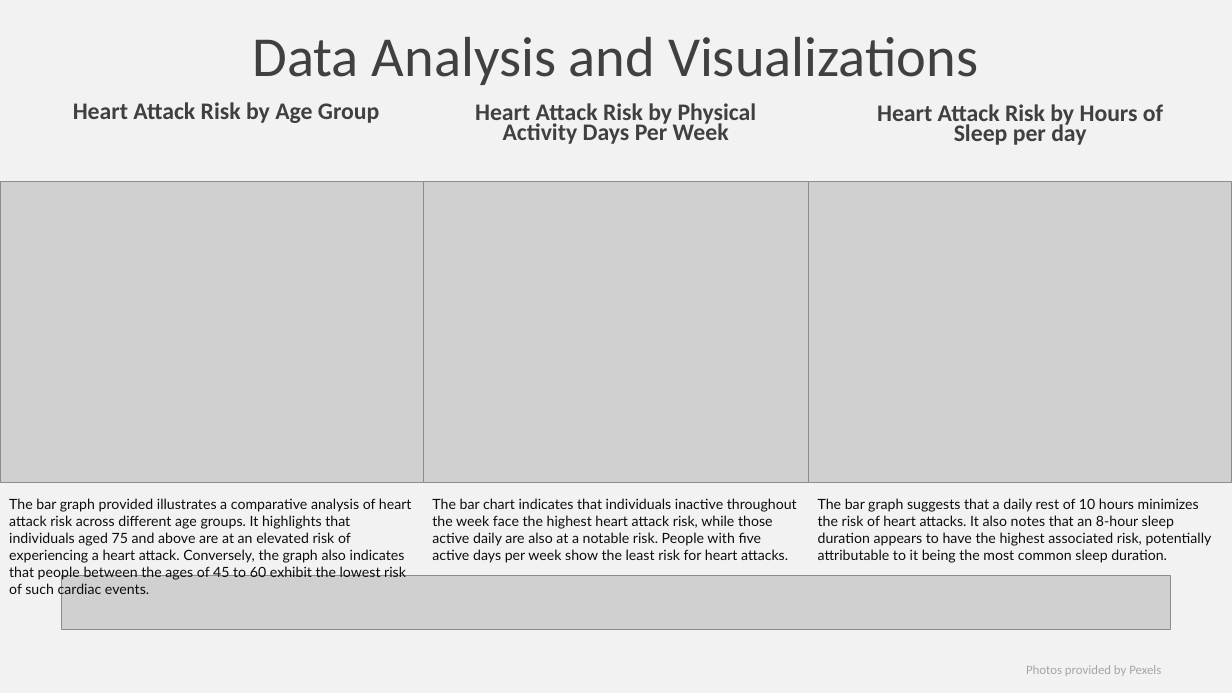
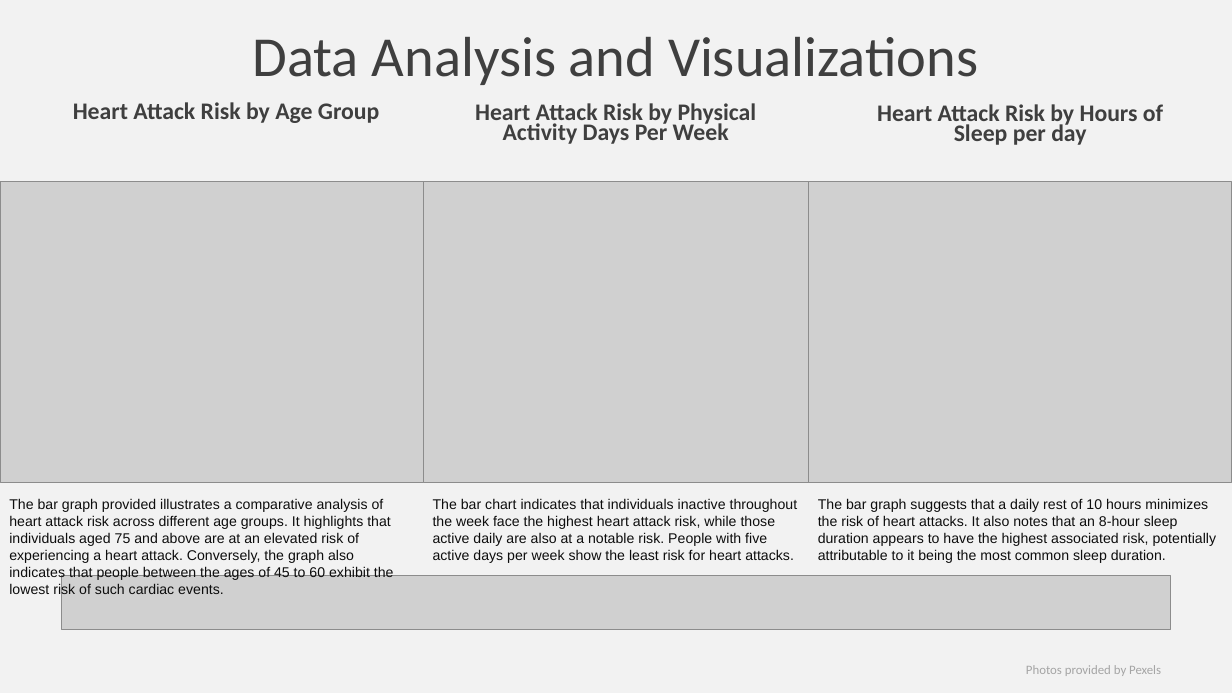
Before and after one commit to Arnawutu/Project4Group7, a slide deck: slide 7 of Heart_Risk_Data_Analysis_Project_4.pptx (slide 4 before the commit). Drawn at 1232x693 pixels with LibreOffice and Linux fonts; fonts in the diff are those of the drawing; grey boxes stand for pictures. Boxes give left, top, right and bottom in pixels: in the first picture for what was removed or moved away, otherwise in the second. Text is boxed around its words. In the diff, an @@ line names an element or a change of style, - is before the commit and + after.

```diff
--- a/Heart_Risk_Data_Analysis_Project_4.pptx
+++ b/Heart_Risk_Data_Analysis_Project_4.pptx
@@ font Lato to Arial in 3 elements at (9, 498, 394, 597), (433, 498, 798, 563), (818, 498, 1217, 563) @@
```
Also in this commit, not shown: 8 other slides changed, 3 slides added, 2 slides removed.
